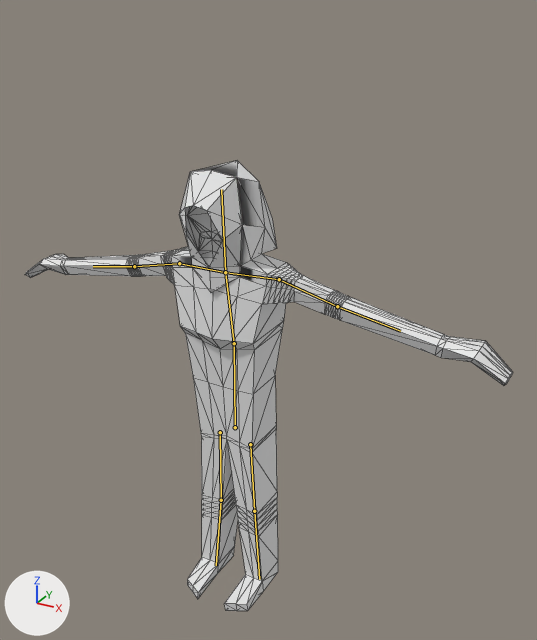
An edit to the glTF model game/Assets/Models/zombie.glb, drawn before and after from the same camera.
Both versions are drawn from a 50 mm lens placed at (2.69, -4.41, 4.61), pointed at (0.11, 0.28, 2.27). The lights are fixed; the arrows at lower left show +X, +Y and +Z. The bones that bend it are drawn over the model as lines. Mesh edges are drawn as thin lines.

Names of what the first picture shows: 'zombie'.
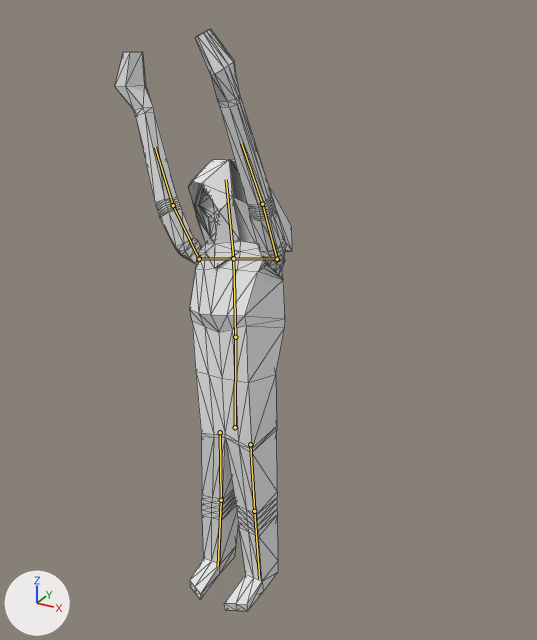
The newer file adds an action. The first version stands in its rest pose; the second is drawn at frame 5 of the action 'attack'.

Changed parts and their boxes [x1, y1, x2, y2] in the pictures (537 x 640 px):
'zombie', posed (64% narrower, 29% taller)
    before: [25, 161, 513, 611]
    after: [115, 29, 292, 611]
bone 'Bone', root to tip
    before: (235, 427) to (234, 343)
    after: (235, 427) to (235, 337)
bone 'Bone.001', root to tip
    before: (234, 343) to (225, 272)
    after: (235, 337) to (233, 258)
bone 'Bone.002', root to tip
    before: (225, 272) to (221, 189)
    after: (233, 258) to (226, 179)
bone 'Bone.005', root to tip
    before: (179, 263) to (134, 266)
    after: (199, 259) to (173, 205)
bone 'Bone.006', root to tip
    before: (134, 266) to (93, 266)
    after: (173, 205) to (155, 147)
bone 'Bone.007', root to tip
    before: (279, 279) to (337, 306)
    after: (277, 259) to (262, 204)
bone 'Bone.008', root to tip
    before: (337, 306) to (400, 331)
    after: (262, 204) to (241, 143)
bone 'Bone.011', root to tip
    before: (221, 500) to (216, 565)
    after: (221, 500) to (218, 566)

What the commit changed:
Bone 'Bone' (bone_bone) turns from (0, 0, 0) to (-12, -8, 8) degrees about its own x, y and z.
Bone 'Bone.001' (bone_bone_001) turns from (0, 0, 0) to (-12, -4, 5) degrees about its own x, y and z.
Bone 'Bone.002' (bone_bone_002) turns from (0, 0, 0) to (6, -9, 5) degrees about its own x, y and z.
Bone 'Bone.005' (bone_bone_005) turns from (0, 0, 0) to (155, 4, 91) degrees about its own x, y and z.
Bone 'Bone.006' (bone_bone_006) turns from (0, 0, 0) to (3, -2, 13) degrees about its own x, y and z.
Bone 'Bone.007' (bone_bone_007) turns from (0, 0, 0) to (141, -13, -74) degrees about its own x, y and z.
Bone 'Bone.008' (bone_bone_008) turns from (0, 0, 0) to (2, 2, -9) degrees about its own x, y and z.
Bone 'Bone.011' (bone_bone_011) turns from (0, 0, 0) to (-2, -1, 0) degrees about its own x, y and z.
